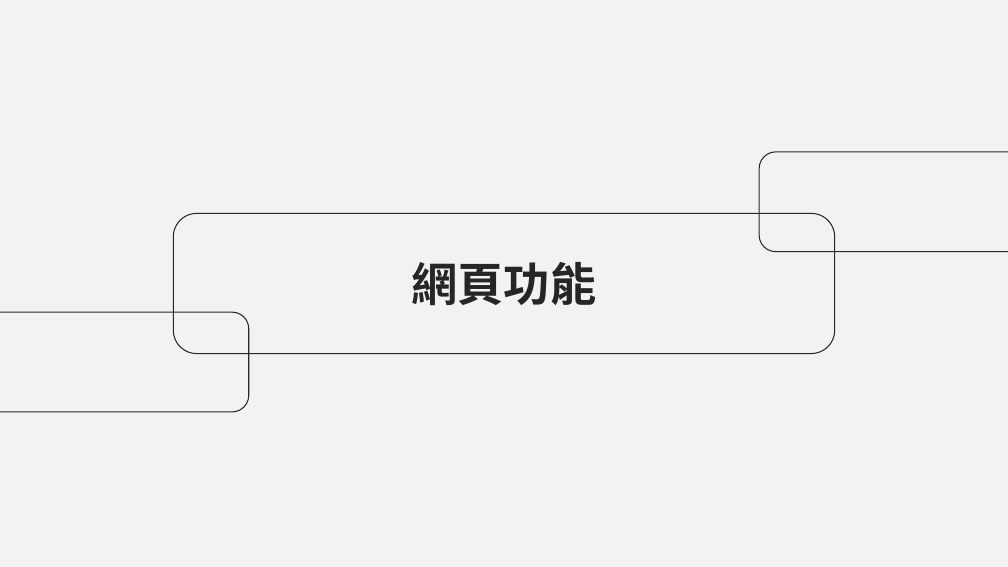
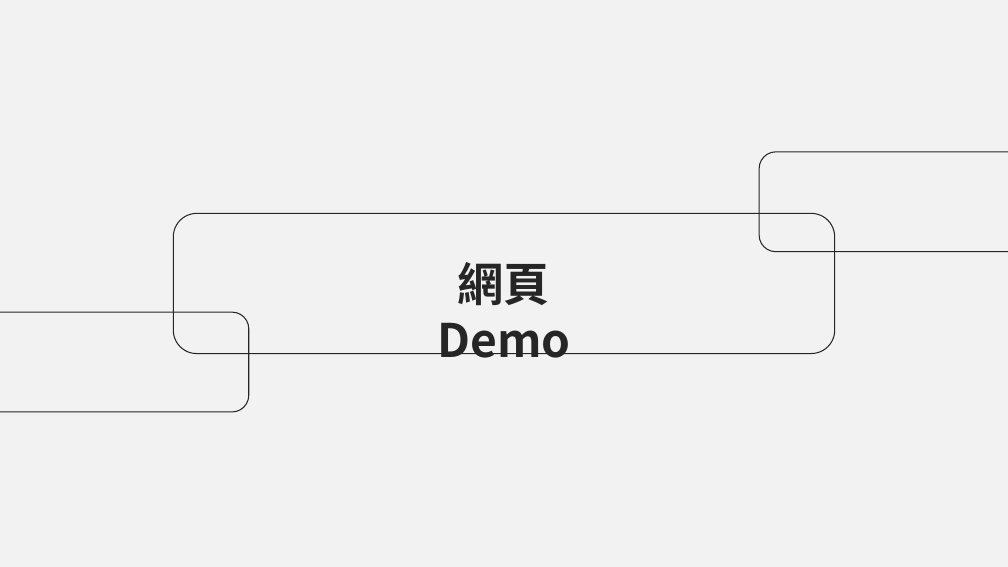
Before and after one commit to AvisTsai/project_pets, a slide deck: slide 7 of 專題文件/四技第110403組-Dearfurkid_簡報.pptx. Drawn at 1008x567 pixels with LibreOffice and Linux fonts; fonts in the diff are those of the drawing. Boxes give left, top, right and bottom in pixels: in the first picture for what was removed or moved away, otherwise in the second. Text is boxed around its words. In the diff, an @@ line names an element or a change of style, - is before the commit and + after.

```diff
--- a/專題文件/四技第110403組-Dearfurkid_簡報.pptx
+++ b/專題文件/四技第110403組-Dearfurkid_簡報.pptx
@@ text at <box>437,262,570,358</box>: text changed @@
-網頁功能
+網頁Demo
```
Also in this commit, not shown: 4 other slides changed, 5 slides added, 6 slides removed, 24 other files.
